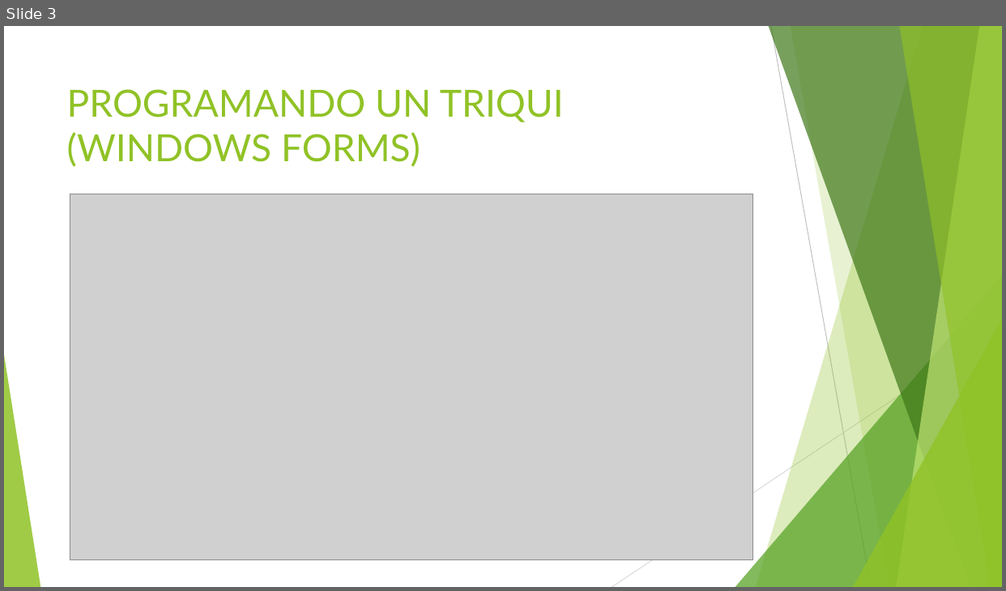
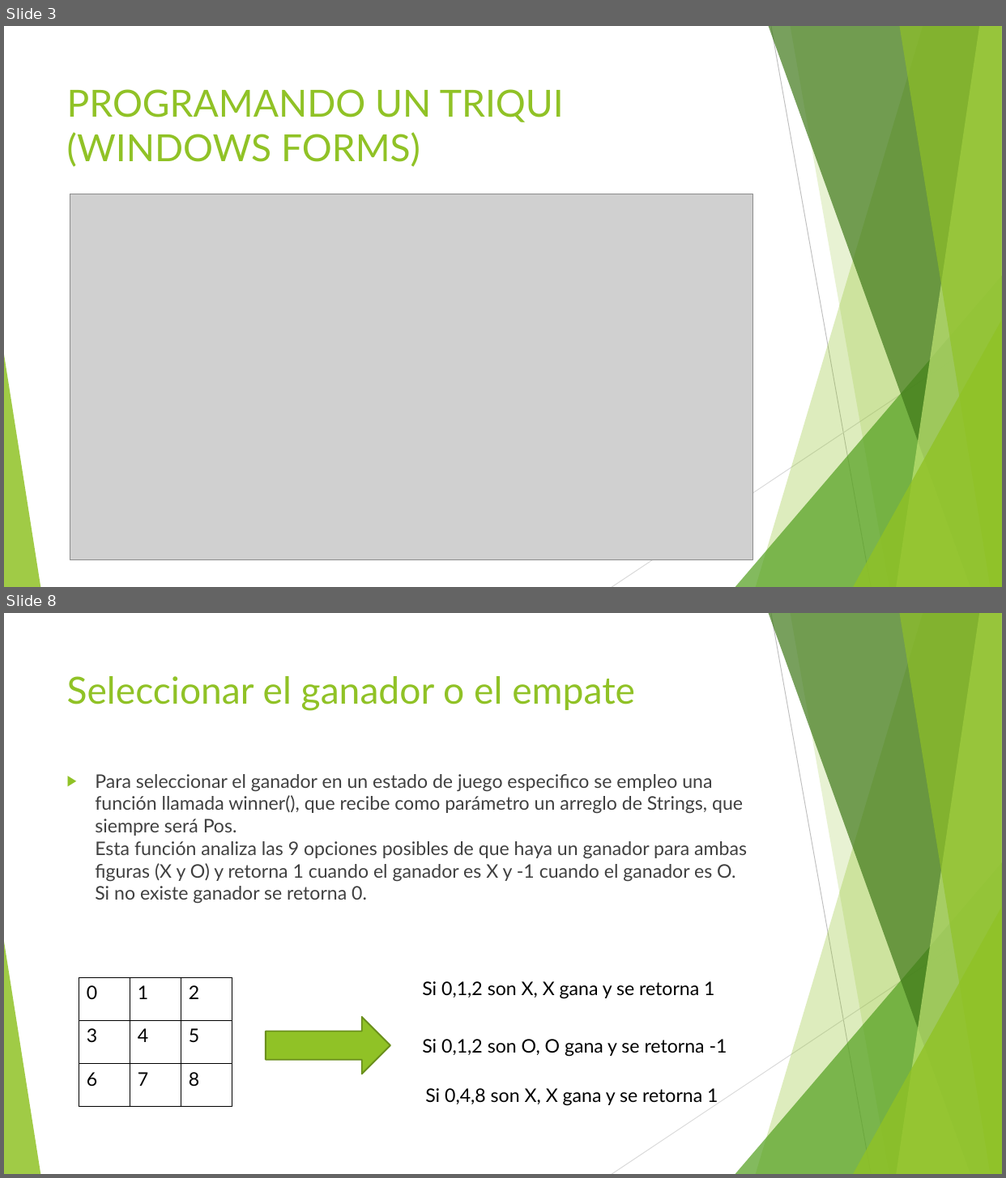
Before and after one commit to Diuke/TicTacToe, a slide deck: Research/Triqui Presentation.pptx. Shown one above the other, each under a label of ours: slide 3 before the commit, slides 3 and 8 after it; the slides between them are not shown. The pictures are 1006x591 and 1006x1178 pixels, drawn with LibreOffice and Linux fonts; fonts in the diff are those of the drawing; grey boxes stand for pictures. Boxes give left, top, right and bottom in pixels: in the first picture for what was removed or moved away, otherwise in the second. Text is boxed around its words. In the diff, an @@ line names an element or a change of style, - is before the commit and + after.

```diff
--- a/Research/Triqui Presentation.pptx
+++ b/Research/Triqui Presentation.pptx
@@ slide 8 added at <box>4,613,1002,1174</box>, background #FFFFFF; not listed: 10 template elements that a slide beside it also shows @@
@@ title added at <box>67,676,635,711</box>, 36 pt, text #90C226 @@
+Seleccionar el ganador o el empate
@@ text added at <box>95,774,747,903</box>, 18 pt, text #404040 @@
+▶ Para seleccionar el ganador en un estado de juego especifico se empleo una función llamada winner(), que recibe como parámetro un arreglo de Strings, que siempre será Pos.
+  Esta función analiza las 9 opciones posibles de que haya un ganador para ambas figuras (X y O) y retorna 1 cuando el ganador es X y -1 cuando el ganador es O. Si no existe ganador se retorna 0.
@@ table added at <box>79,977,232,1107</box>, 3 rows, 3 columns @@
+0 | 1 | 2
+3 | 4 | 5
+6 | 7 | 8
@@ text added at <box>422,982,714,999</box>, 18 pt, text #000000 @@
+Si 0,1,2 son X, X gana y se retorna 1
@@ right arrow added at <box>266,1017,391,1074</box>, fill #90C226, outline #6B901C 1.5 pt @@
@@ text added at <box>422,1039,727,1057</box>, 18 pt, text #000000 @@
+Si 0,1,2 son O, O gana y se retorna -1
@@ text added at <box>425,1088,718,1106</box>, 18 pt, text #000000 @@
+Si 0,4,8 son X, X gana y se retorna 1
```
Also in this commit, not shown: 1 slide changed, 9 other slides added, 13 other files.
